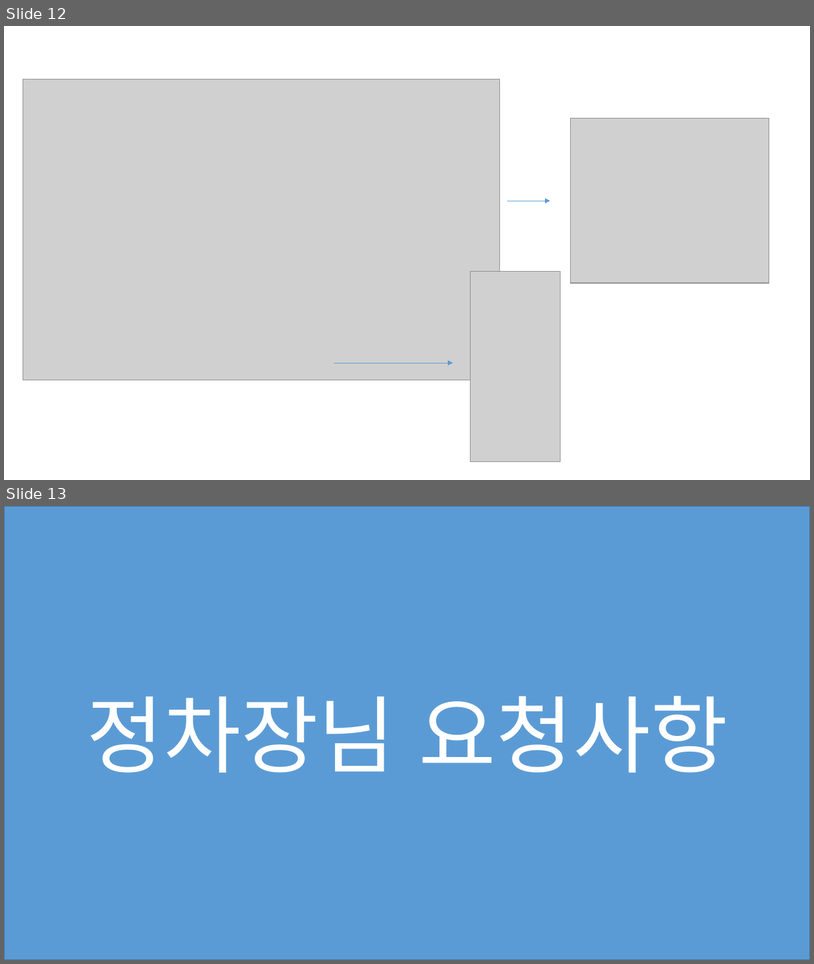
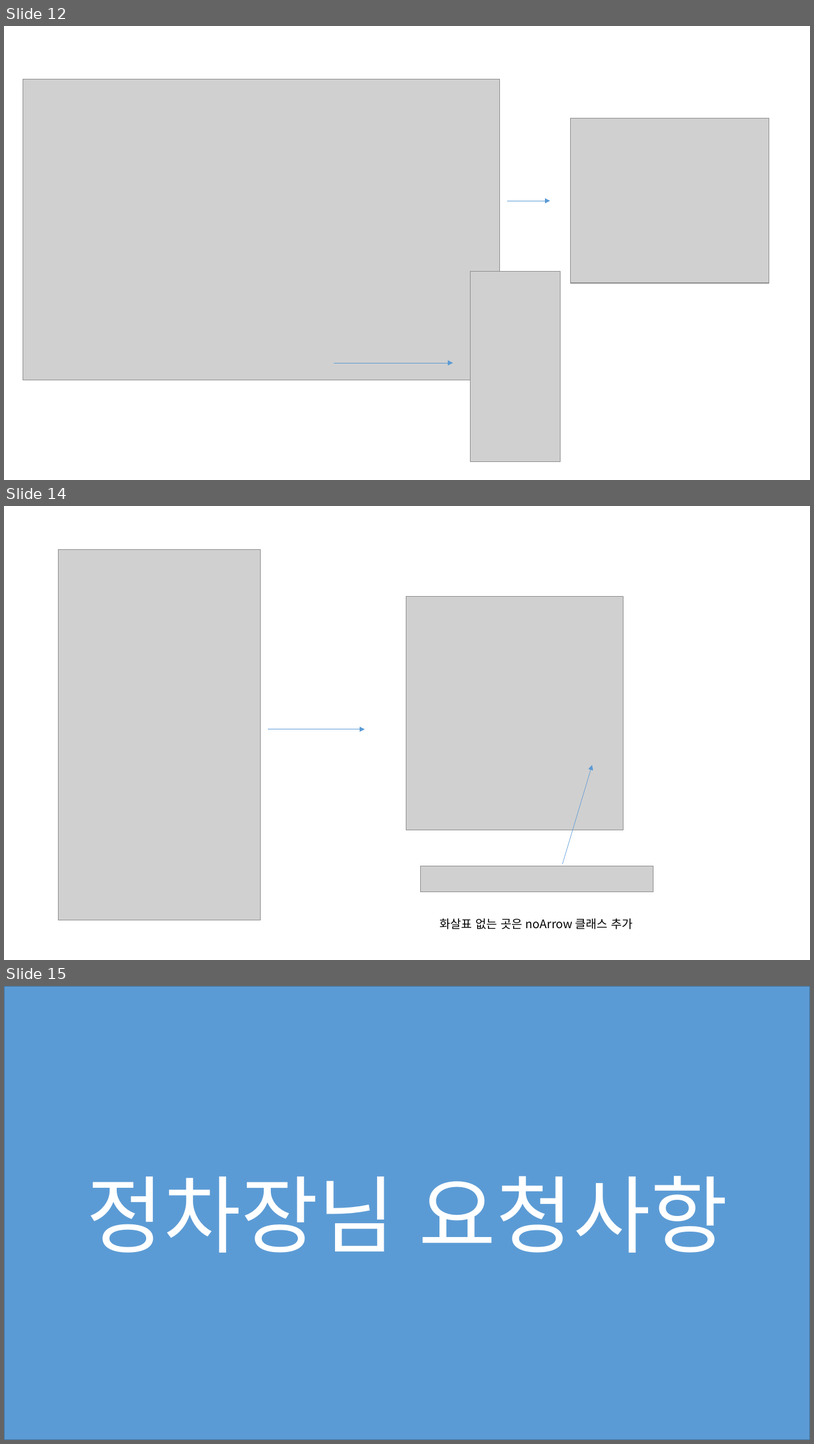
Before and after one commit to jeoungGyy/sejong, a slide deck: ppt/04-02.pptx. Shown one above the other, each under a label of ours: slides 12 and 13 before the commit, slides 12, 14 and 15 after it; the slides between them are not shown. The pictures are 814x964 and 814x1444 pixels, drawn with LibreOffice and Linux fonts; fonts in the diff are those of the drawing; grey boxes stand for pictures. Boxes give left, top, right and bottom in pixels: in the first picture for what was removed or moved away, otherwise in the second. Text is boxed around its words. In the diff, an @@ line names an element or a change of style, - is before the commit and + after.

Commit message:
내정보쪽 추가 수정

```diff
--- a/ppt/04-02.pptx
+++ b/ppt/04-02.pptx
@@ slide 14 added at bbox=[4, 506, 810, 960], background #FFFFFF @@
@@ picture added at bbox=[58, 550, 260, 920] @@
@@ picture added at bbox=[406, 596, 623, 829] @@
@@ arrow added from (268, 729) to (365, 729), #5B9BD5 0.5 pt @@
@@ arrow added from (563, 864) to (593, 765), #5B9BD5 0.5 pt @@
@@ picture added at bbox=[421, 866, 653, 892] @@
@@ text added at bbox=[440, 918, 633, 929], 14 pt, text #000000 @@
+화살표 없는 곳은 noArrow 클래스 추가
@@ what was slide 13 is now slide 15 @@
```
Also in this commit, not shown: 1 other slide added, 2 other files.
